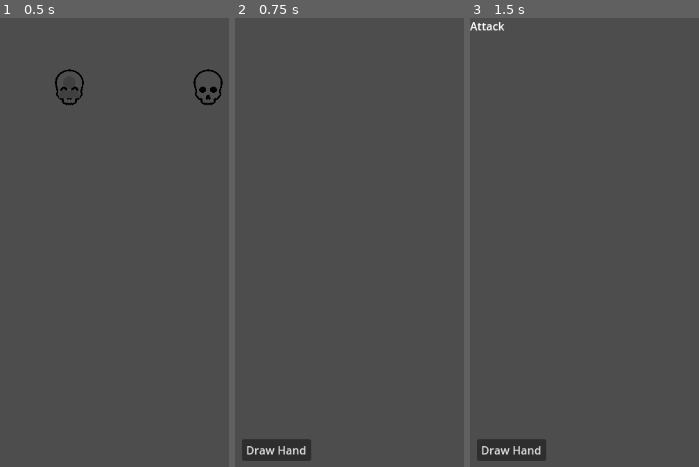
Above: before the commit, frames 1-3 (left to right).
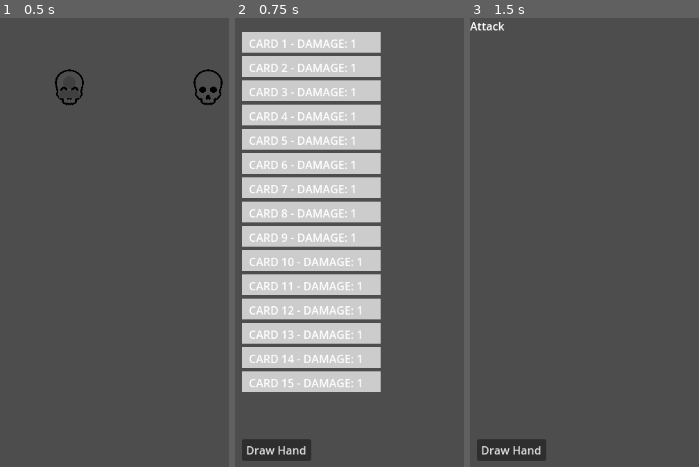
Above: after the commit, the same moments.

Repository: JosieBarber/roguelike
Game: Godot game, scene res://scenes/Main.tscn
The game is run twice, just before and just after one commit, with the same random seed, the same clock (stepped at 60 frames per second) and the same inputs.
Inputs (mouse positions are in pixels of both pictures, inside the frame that each line leads up to):
- Up to frame 1 (0.5 s): no input
- Up to frame 2 (0.75 s): tap Enter at 0.5 s; move the mouse to (303, 85) at 0.52 s; click (303, 85) at 0.67 s
- Up to frame 3 (1.5 s): click "Draw Hand" at 1.25 s

Frame 1 is identical in both runs. In frame 2, 43% of the frame differs, in the area x 3-64%, y 3-84%; in frame 3, nothing differs.
Error before the commit: Parse Error: Identifier "damage_multiplier" not declared in the current scope. (res://scripts/Items/CardItems/FiveMultiplier.gd:6)

Commit message:
Fix a typo in the typechange card class

Diff:
--- a/scripts/Items/CardItems/Classes/type_change_card_item.gd
+++ b/scripts/Items/CardItems/Classes/type_change_card_item.gd
@@ -1,6 +1,6 @@
 extends CardItem
 
-class_name MultiplierCardItem
+class_name TypeChangeCardItem
 
 var new_type: String
 
